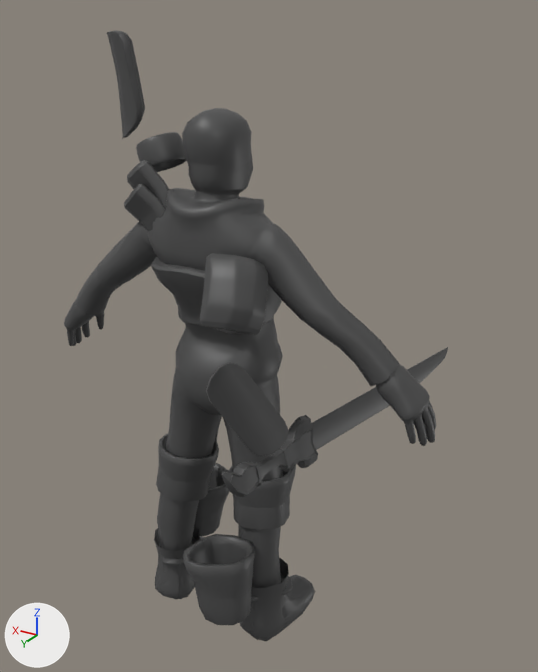
An edit to the FBX model Assets/Animations/Character/Grapple Poses/ANIM_Character_GrapplePose_Up.fbx, drawn before and after from the same camera.
The view is the same before and after, from a 50 mm camera at (-1.32, 1.88, 2.09) aimed at (-0.03, -0.27, 1.02). The lights are fixed; the arrows at lower left show +X, +Y and +Z. Where no turn or scale is listed for an object, it has been applied to the vertices.

The scene before the commit, as lines of its bpy script (objects in view):
```python
ob_bicep_strap = bpy.data.objects.new('Bicep_Strap', me_mesh_008)
ob_bicep_strap.parent = ob_character_equipment
ob_bicep_strap.location = (4.674, 33.31, 0.691)
ob_bicep_strap.rotation_euler = (-2.996, 0.806, -0.307)  # degrees (-172, 46, -18)
ob_bicep_strap.scale = (1.55, 0.938, 1.57)
ob_chest_armour = bpy.data.objects.new('Chest_Armour', me_mesh_002)
ob_chest_armour.location = (0.0, 0.0, 0.013)
ob_left_shoulder_pad_lower = bpy.data.objects.new('Left_Shoulder_Pad_Lower', me_mesh_009)
ob_left_shoulder_pad_lower.parent = ob_character_equipment
ob_left_shoulder_pad_lower.location = (4.388, 30.88, -0.38)
ob_left_shoulder_pad_lower.rotation_euler = (-2.438, 0.441, 0.679)  # degrees (-140, 25, 39)
ob_polysurface3 = bpy.data.objects.new('polySurface3', me_mesh_003)
ob_polysurface3.parent = ob_arm_guard
ob_polysurface3.location = (-3.586, 14.07, -0.158)
ob_polysurface3.rotation_euler = (-2.455, 0.465, 0.712)  # degrees (-141, 27, 41)
ob_polysurface4 = bpy.data.objects.new('polySurface4', me_mesh_004)
ob_polysurface4.parent = ob_arm_guard
ob_polysurface4.location = (-16.57, -2.583, -5.911)
ob_polysurface4.rotation_euler = (-0.472, -0.261, 0.468)  # degrees (-27, -15, 27)
ob_polysurface5 = bpy.data.objects.new('polySurface5', me_mesh_006)
ob_polysurface5.parent = ob_leg_guards_shinpad
ob_polysurface5.location = (3.573, -0.0152, 3.025)
ob_polysurface5.rotation_euler = (0.042, -0.1, 0.0125)  # degrees (2.4, -5.7, 0.7)
ob_polysurface6 = bpy.data.objects.new('polySurface6', me_mesh_007)
ob_polysurface6.parent = ob_leg_guards_shinpad
ob_polysurface6.location = (-2.843, -0.00712, -3.673)
ob_polysurface6.rotation_euler = (0.0796, -0.275, -0.0707)  # degrees (4.6, -16, -4.1)
ob_right_shoulder_pad = bpy.data.objects.new('Right_Shoulder_Pad', me_mesh_011)
ob_right_shoulder_pad.parent = ob_character_equipment
ob_right_shoulder_pad.location = (-3.782, 26.7, -4.074)
ob_right_shoulder_pad.rotation_euler = (-0.053, -0.778, 0.505)  # degrees (-3, -45, 29)
ob_sword = bpy.data.objects.new('Sword', None)
ob_sword.parent = ob_character
ob_sword.location = (-31.84, 83.41, -22.97)
ob_sword.rotation_euler = (1.661, -0.155, -0.305)  # degrees (95, -8.9, -17)
ob_sword.scale = (3.06, 3.06, 3.06)
# also in view: 'pCube3' at (-0.42, -0.43, 0.82); 'character_mesh' at (0.0, -0.02, 0.92); 'pCube1' at (-0.33, 0.21, 0.83); 'Left_Shoulder_Pad_Upper' at (0.22, 0.04, 1.51); 'Leg_Guards_KneePad' at (0.0, -0.03, 0.56)
```
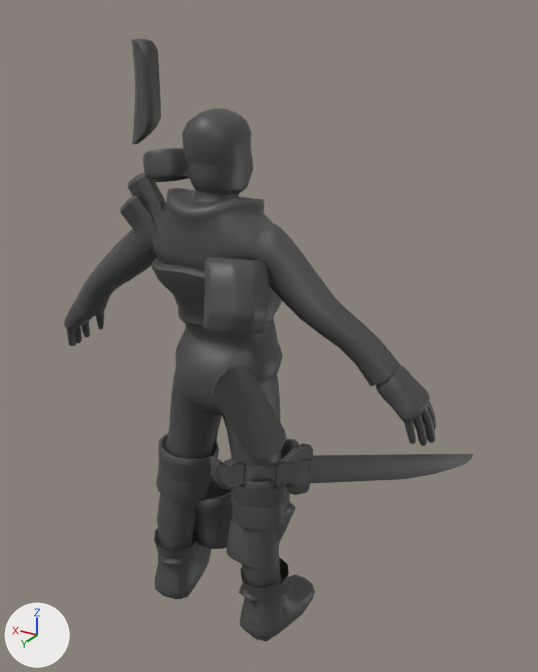
ob_sword is not drawn itself; it is the parent of ob_pcube3, ob_pcube1.

Scene script edits in JSON lines:
```json
{"op": "set", "path": "ob_right_shoulder_pad.rotation_euler", "old": "(-0.053, -0.778, 0.505)", "new": "(-0.298, -0.684, 0.686)", "note": "degrees (-3, -45, 29) -> degrees (-17, -39, 39)"}
{"op": "set", "path": "ob_sword.location", "old": "(-31.84, 83.41, -22.97)", "new": "(-27.9, 79.31, -22.44)"}
{"op": "set", "path": "ob_sword.rotation_euler", "old": "(1.661, -0.155, -0.305)", "new": "(2.014, -0.286, -0.276)", "note": "degrees (95, -8.9, -17) -> degrees (115, -16, -16)"}
{"op": "set", "path": "ob_polysurface4.location", "old": "(-16.57, -2.583, -5.911)", "new": "(-16.17, -3.349, -5.136)"}
{"op": "set", "path": "ob_polysurface4.rotation_euler", "old": "(-0.472, -0.261, 0.468)", "new": "(-0.514, -0.385, 0.613)", "note": "degrees (-27, -15, 27) -> degrees (-29, -22, 35)"}
{"op": "set", "path": "ob_bicep_strap.location", "old": "(4.674, 33.31, 0.691)", "new": "(4.28, 32.54, 0.72)"}
{"op": "set", "path": "ob_bicep_strap.rotation_euler", "old": "(-2.996, 0.806, -0.307)", "new": "(-2.912, 0.642, -0.0952)", "note": "degrees (-172, 46, -18) -> degrees (-167, 37, -5.5)"}
{"op": "set", "path": "ob_polysurface5.location", "old": "(3.573, -0.0152, 3.025)", "new": "(1.81, -0.12, 2.5)"}
{"op": "set", "path": "ob_polysurface5.rotation_euler", "old": "(0.042, -0.1, 0.0125)", "new": "(0.0621, 0.0452, -0.142)", "note": "degrees (2.4, -5.7, 0.7) -> degrees (3.6, 2.6, -8.1)"}
{"op": "set", "path": "ob_polysurface6.location", "old": "(-2.843, -0.00712, -3.673)", "new": "(-2.864, 1.73, 0.608)"}
{"op": "set", "path": "ob_polysurface6.rotation_euler", "old": "(0.0796, -0.275, -0.0707)", "new": "(0.46, -0.387, -0.0266)", "note": "degrees (4.6, -16, -4.1) -> degrees (26, -22, -1.5)"}
{"op": "set", "path": "ob_left_shoulder_pad_lower.location", "old": "(4.388, 30.88, -0.38)", "new": "(4.565, 30.14, -0.422)"}
{"op": "set", "path": "ob_left_shoulder_pad_lower.rotation_euler", "old": "(-2.438, 0.441, 0.679)", "new": "(-2.54, 0.293, 0.798)", "note": "degrees (-140, 25, 39) -> degrees (-146, 17, 46)"}
{"op": "set", "path": "ob_left_shoulder_pad_upper.location", "old": "(4.426, 29.94, -0.823)", "new": "(4.824, 29.24, -0.865)"}
{"op": "set", "path": "ob_left_shoulder_pad_upper.rotation_euler", "old": "(-2.438, 0.441, 0.679)", "new": "(-2.54, 0.293, 0.798)", "note": "degrees (-140, 25, 39) -> degrees (-146, 17, 46)"}
{"op": "set", "path": "ob_polysurface3.location", "old": "(-3.586, 14.07, -0.158)", "new": "(-4.531, 13.6, 0.305)"}
{"op": "set", "path": "ob_polysurface3.rotation_euler", "old": "(-2.455, 0.465, 0.712)", "new": "(-2.563, 0.32, 0.827)", "note": "degrees (-141, 27, 41) -> degrees (-147, 18, 47)"}
```

Pixel boxes [x1, y1, x2, y2] of what changed, in the pictures (538 x 672 px):
```json
{"object": "pCube3", "change": "moved, turned", "before": [312, 347, 448, 450], "after": [308, 454, 473, 483]}
{"object": "polySurface6", "change": "moved, turned", "before": [183, 534, 255, 625], "after": [227, 493, 296, 568]}
{"object": "Right_Shoulder_Pad", "change": "turned", "before": [200, 253, 268, 335], "after": [203, 257, 269, 335]}
{"object": "polySurface4", "change": "moved, turned", "before": [206, 363, 288, 456], "after": [212, 366, 286, 460]}
{"object": "polySurface3", "change": "moved, turned", "before": [107, 30, 145, 139], "after": [131, 39, 161, 144]}
{"object": "pCube1", "change": "moved, turned", "before": [221, 415, 318, 497], "after": [211, 443, 313, 495]}
{"object": "polySurface5", "change": "moved, turned", "before": [193, 463, 230, 536], "after": [194, 474, 233, 549]}
{"object": "Bicep_Strap", "change": "moved, turned", "before": [136, 132, 186, 172], "after": [143, 148, 190, 182]}
{"object": "Left_Shoulder_Pad_Upper", "change": "moved, turned", "before": [124, 184, 165, 231], "after": [120, 195, 155, 253]}
{"object": "Left_Shoulder_Pad_Lower", "change": "moved, turned", "before": [127, 160, 169, 210], "after": [128, 173, 166, 223]}
```
